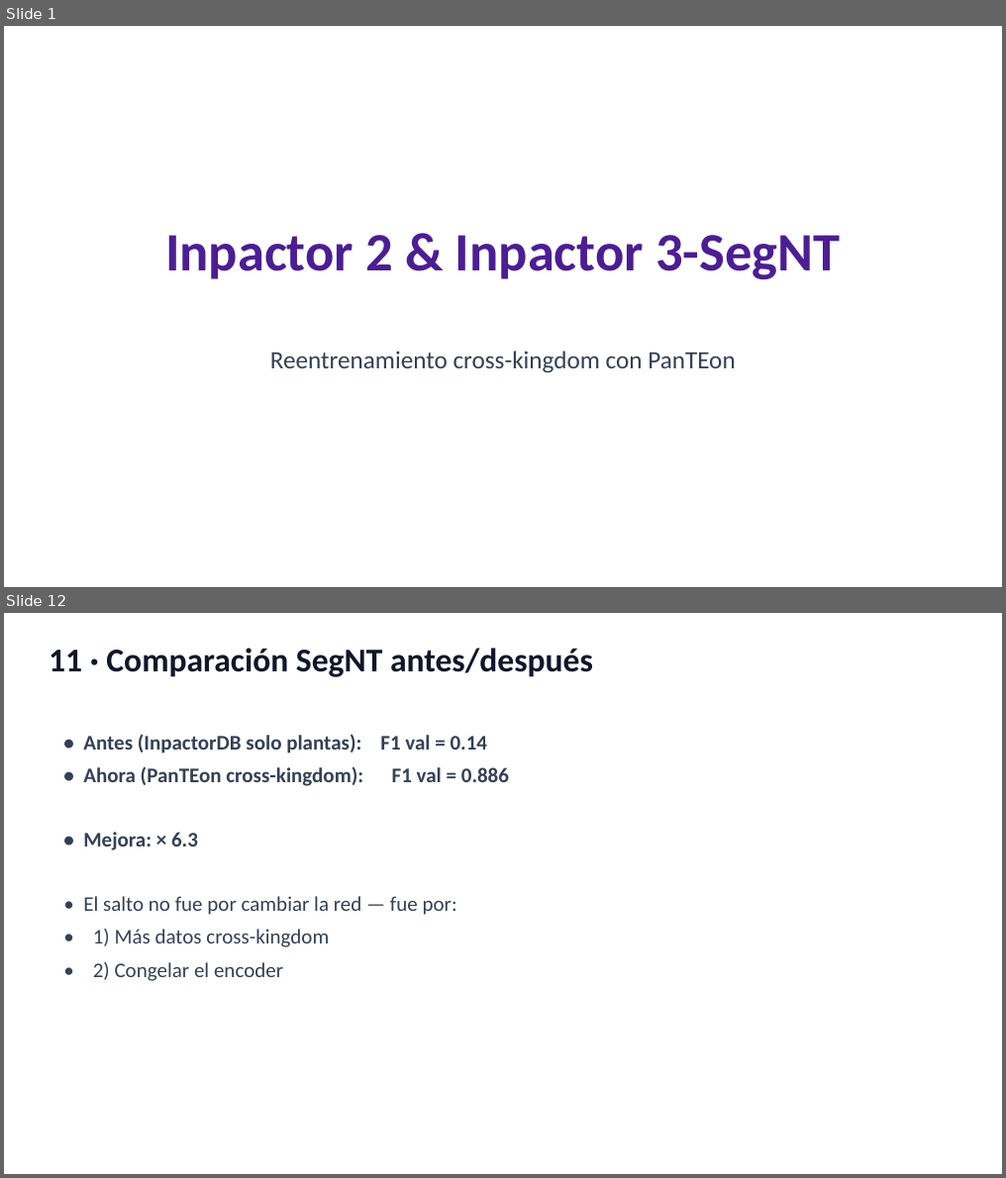
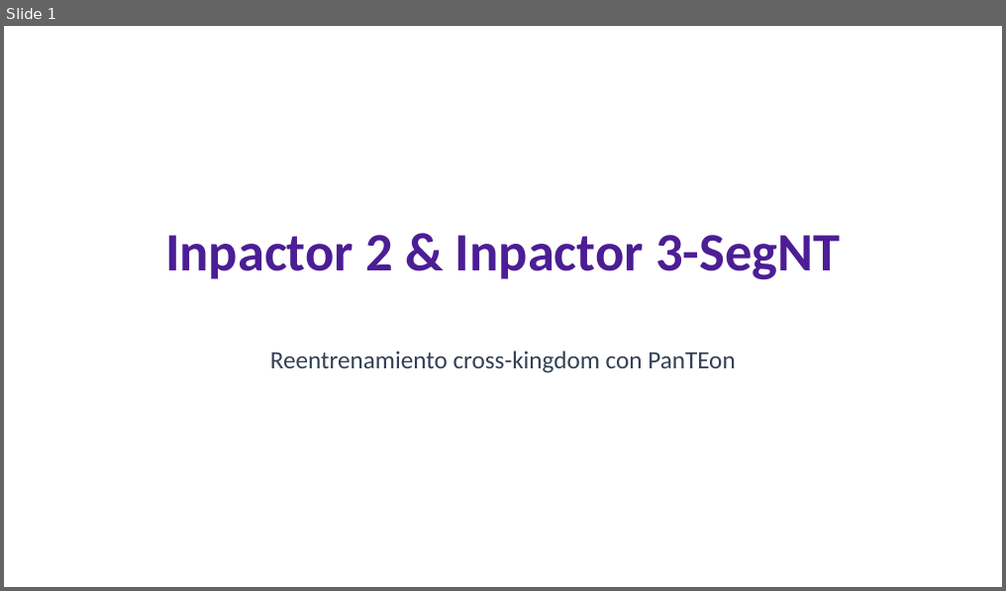
Before and after one commit to Inpactor3/Inpactor3-SegNT, a slide deck: docs/presentacion_final.pptx. Shown one above the other, each under a label of ours: slides 1 and 12 before the commit, slide 1 after it; the slides between them are not shown. The pictures are 1006x1178 and 1006x591 pixels, drawn with LibreOffice and Linux fonts; fonts in the diff are those of the drawing. Boxes give left, top, right and bottom in pixels: in the first picture for what was removed or moved away, otherwise in the second. Text is boxed around its words. In the diff, an @@ line names an element or a change of style, - is before the commit and + after.

```diff
--- a/docs/presentacion_final.pptx
+++ b/docs/presentacion_final.pptx
@@ slide 12 removed at [4, 613, 1002, 1174], background #FFFFFF @@
@@ text removed at [49, 648, 593, 677] @@
-11 · Comparación SegNT antes/después
@@ text removed at [83, 734, 509, 981] @@
-• Antes (InpactorDB solo plantas): F1 val = 0.14
-• Ahora (PanTEon cross-kingdom): F1 val = 0.886
-• Mejora: × 6.3
-• El salto no fue por cambiar la red — fue por:
-• 1) Más datos cross-kingdom
-• 2) Congelar el encoder
```
Also in this commit, not shown: 18 slides changed, 1 slide added, 5 other files.
